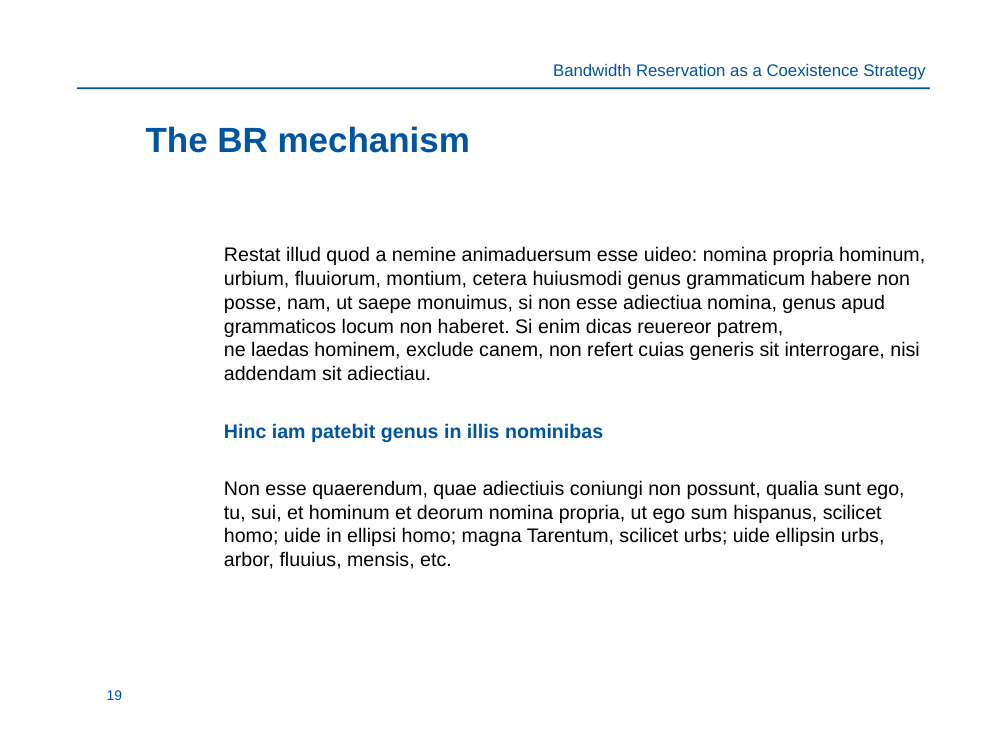
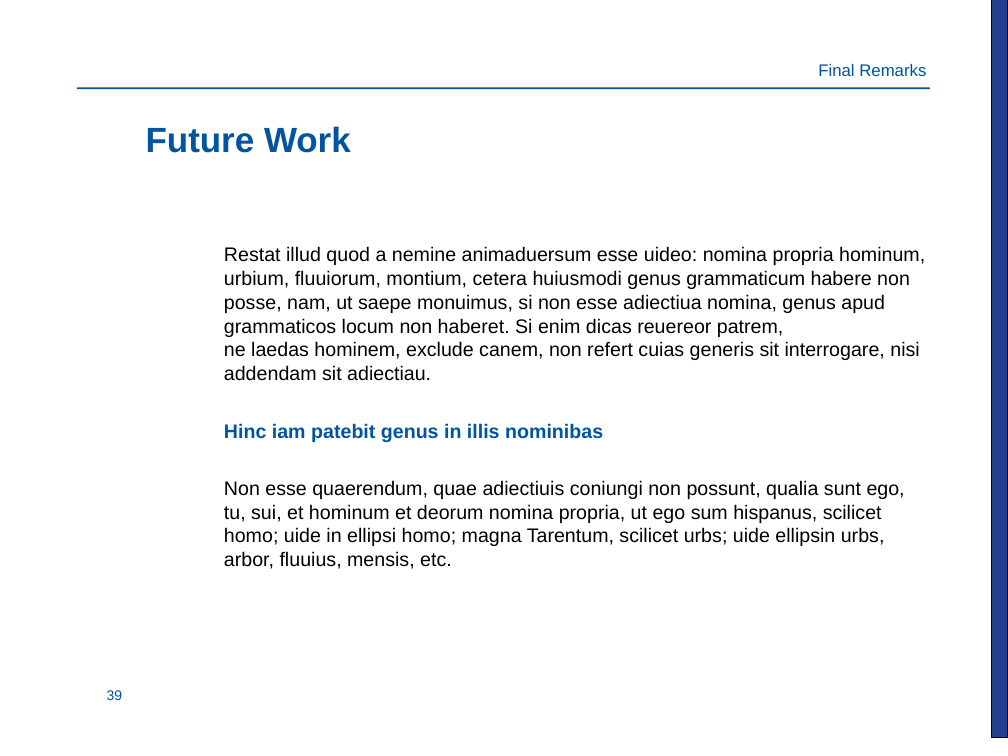
Before and after one commit to Mario-LopezTelecom/phdTesis, a slide deck: slide 39 of presentation/UPCT.ppt (slide 19 before the commit). Drawn at 1008x756 pixels with LibreOffice and Linux fonts; fonts in the diff are those of the drawing; background and template pictures are left out. Boxes give left, top, right and bottom in pixels: in the first picture for what was removed or moved away, otherwise in the second. Text is boxed around its words. In the diff, an @@ line names an element or a change of style, - is before the commit and + after.

```diff
--- a/presentation/UPCT.ppt
+++ b/presentation/UPCT.ppt
@@ rectangle added at <box>991,0,1008,737</box>, fill #25408E, outline #000000 0.74 pt @@
@@ title at <box>818,64,926,76</box>: text changed @@
-Bandwidth Reservation as a Coexistence Strategy
+Final Remarks
@@ text at <box>146,126,351,153</box>: text changed @@
-The BR mechanism
+Future Work
@@ page number at <box>107,690,123,700</box>: text changed @@
-19
+39
```
Also in this commit, not shown: 20 other slides changed, 19 slides added, 5 other files.
